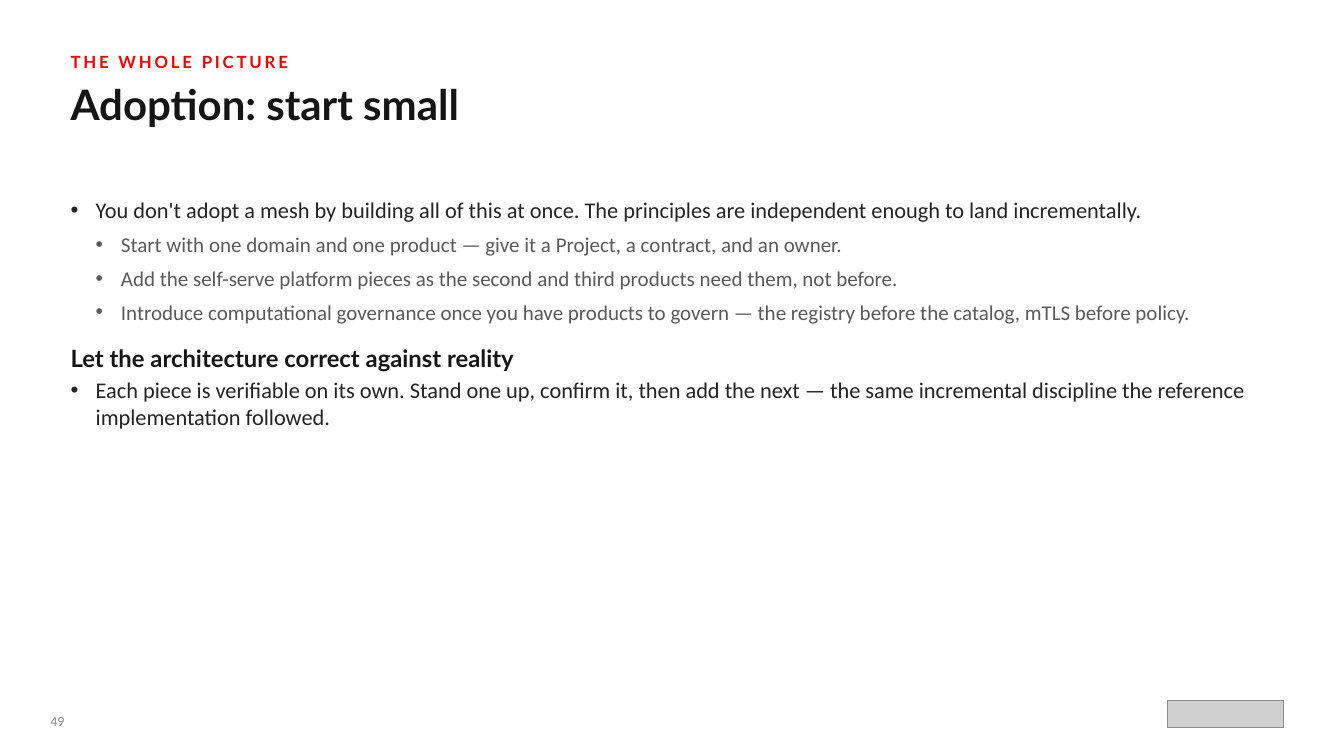
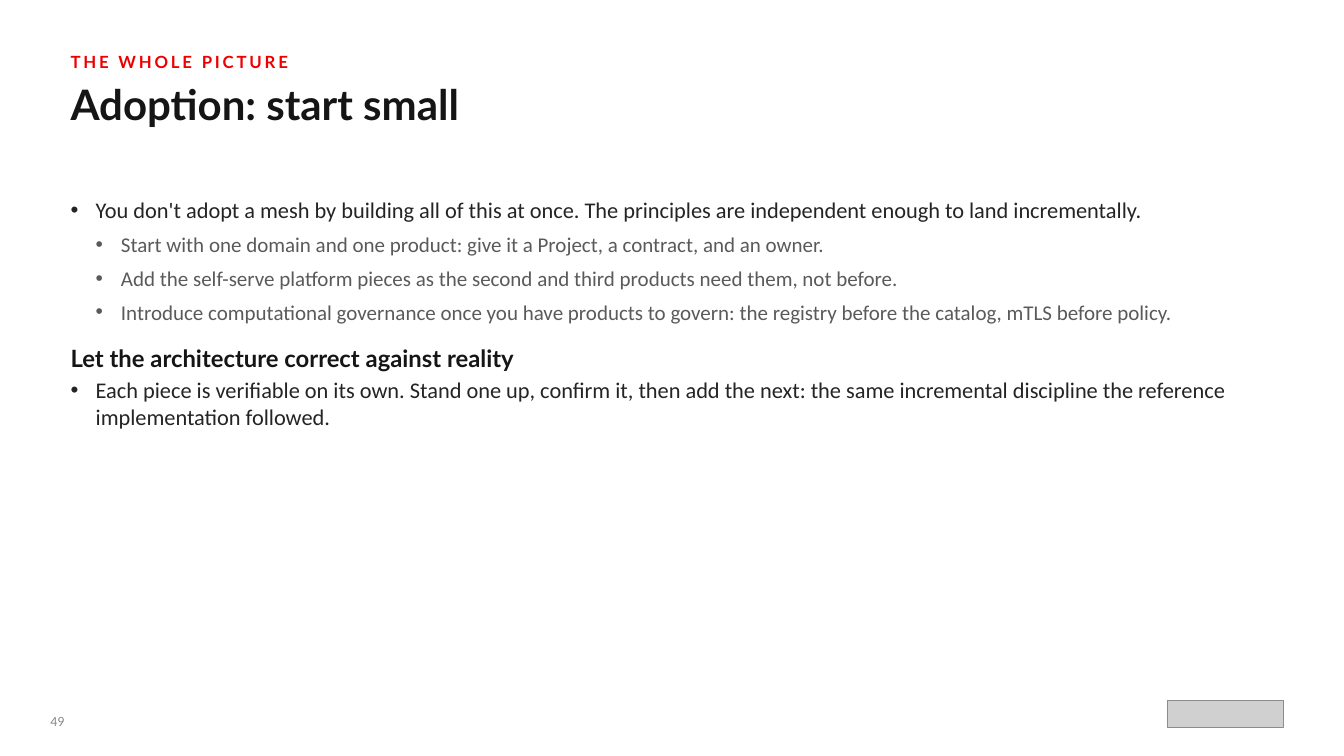
Before and after one commit to patterncatalyst/datamesh-reference-arch-python, a slide deck: slide 50 of presentation/data-mesh-openshift/Data_Mesh_on_OpenShift.pptx. Drawn at 1344x756 pixels with LibreOffice and Linux fonts; fonts in the diff are those of the drawing; grey boxes stand for pictures. Boxes give left, top, right and bottom in pixels: in the first picture for what was removed or moved away, otherwise in the second. Text is boxed around its words. In the diff, an @@ line names an element or a change of style, - is before the commit and + after.

Commit message:
docs(deck): professional-voice pass on the data-mesh decks
Remove em dashes, chapter/section cross-references, and ban-tier verbal
tics (deliberately, earns its place, load-bearing, worth noticing, honest,
on purpose, not a toy, rest of this deck) from The Data Mesh 101 and
Data Mesh on OpenShift pptxgenjs sources, then rebuild both decks.

```diff
--- a/presentation/data-mesh-openshift/Data_Mesh_on_OpenShift.pptx
+++ b/presentation/data-mesh-openshift/Data_Mesh_on_OpenShift.pptx
@@ text at bbox=[121, 237, 824, 256]: text changed @@
-  • Start with one domain and one product — give it a Project, a contract, and an owner.
+  • Start with one domain and one product: give it a Project, a contract, and an owner.
@@ text at bbox=[121, 305, 1171, 324]: text changed @@
-  • Introduce computational governance once you have products to govern — the registry before the catalog, mTLS before policy.
+  • Introduce computational governance once you have products to govern: the registry before the catalog, mTLS before policy.
@@ text at bbox=[96, 382, 1225, 429]: text changed @@
-• Each piece is verifiable on its own. Stand one up, confirm it, then add the next — the same incremental discipline the reference implementation followed.
+• Each piece is verifiable on its own. Stand one up, confirm it, then add the next: the same incremental discipline the reference implementation followed.
```
Also in this commit, not shown: 53 other slides changed, 4 other files.
